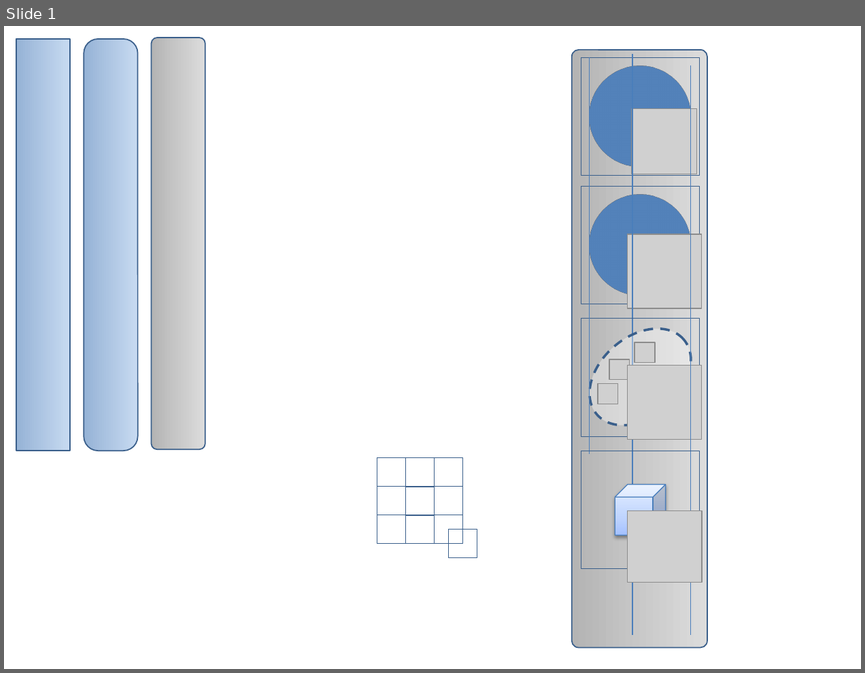
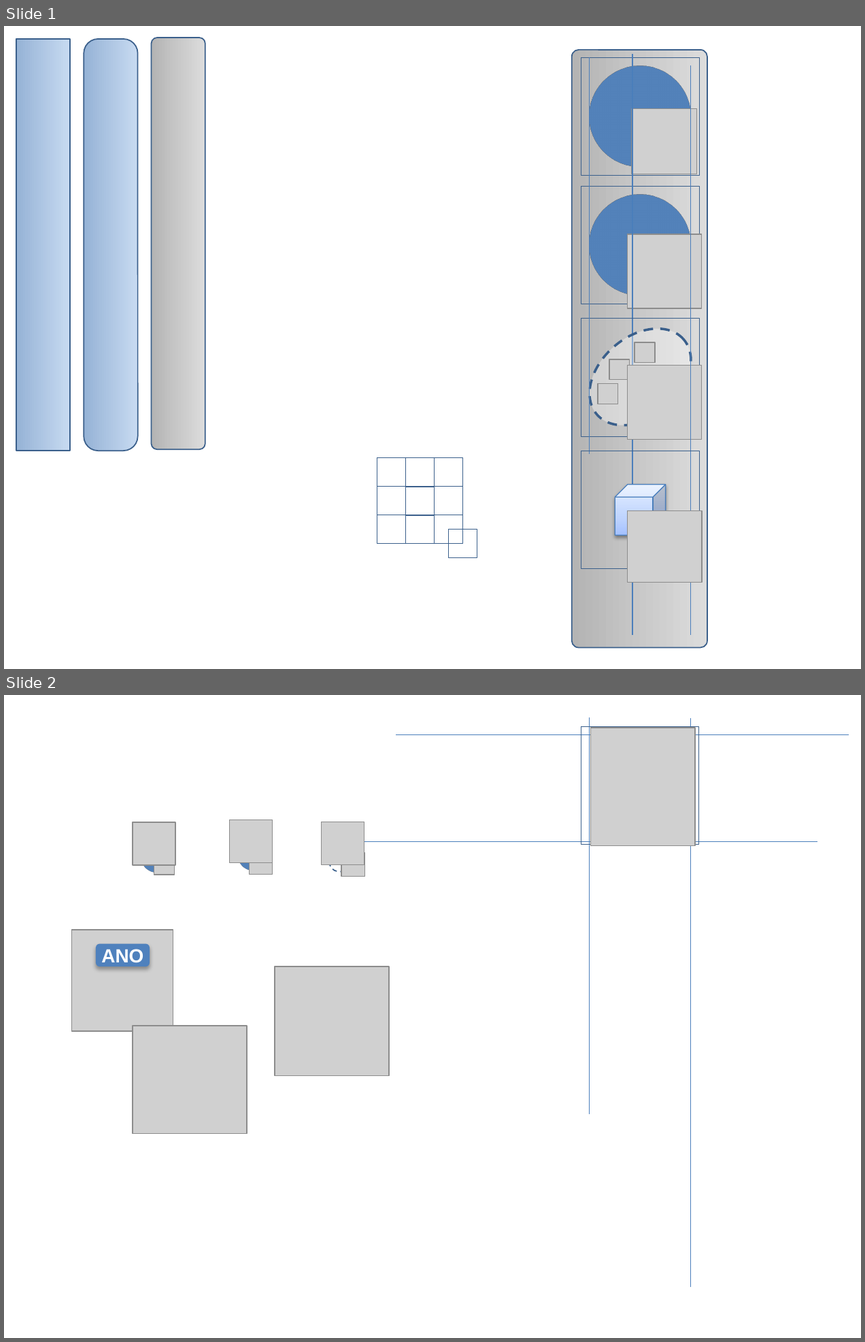
Before and after one commit to CBL-ORION/Vaa3D-tools-mirror, a slide deck: released_plugins/v3d_plugins/teramanager/icons.pptx. Shown one above the other, each under a label of ours: slide 1 before the commit, slides 1 and 2 after it. The pictures are 865x673 and 865x1342 pixels, drawn with LibreOffice and Linux fonts; fonts in the diff are those of the drawing; grey boxes stand for pictures; background and template pictures are left out. Boxes give left, top, right and bottom in pixels: in the first picture for what was removed or moved away, otherwise in the second. Text is boxed around its words. In the diff, an @@ line names an element or a change of style, - is before the commit and + after.

```diff
--- a/released_plugins/v3d_plugins/teramanager/icons.pptx
+++ b/released_plugins/v3d_plugins/teramanager/icons.pptx
@@ slide 2 added at [4, 695, 861, 1338], background #FFFFFF @@
@@ line added from (849, 734) to (396, 734), #4B7EBC 0.75 pt @@
@@ rectangle added at [581, 726, 699, 844], outline #3A5F8C 0.25 pt @@
@@ line added from (589, 1114) to (589, 717), #4B7EBC 0.75 pt @@
@@ picture added at [590, 728, 695, 846] @@
@@ line added from (690, 1287) to (690, 718), #4B7EBC 0.75 pt @@
@@ picture added at [133, 821, 175, 864] @@
@@ picture added at [229, 820, 272, 863] @@
@@ picture added at [322, 821, 364, 864] @@
@@ ellipse added at [324, 835, 366, 878], fill #FFFFFF at 37% opacity, outline #3A5F8C 1 pt dashed @@
@@ ellipse added at [141, 841, 173, 872], fill #4F81BD @@
@@ picture added at [154, 854, 175, 875] @@
@@ ellipse added at [237, 838, 269, 870], fill #4F81BD @@
@@ picture added at [249, 851, 272, 874] @@
@@ picture added at [341, 853, 364, 876] @@
@@ line added from (817, 841) to (364, 841), #4B7EBC 0.75 pt @@
@@ picture added at [72, 930, 173, 1031] @@
@@ rounded rectangle added at [96, 943, 150, 966], fill #4F81BD, 16 pt, text #FFFFFF, bold @@
+ANO
@@ picture added at [275, 966, 389, 1075] @@
@@ picture added at [133, 1025, 247, 1134] @@
```
Also in this commit, not shown: 1 slide removed, 14 other files.
